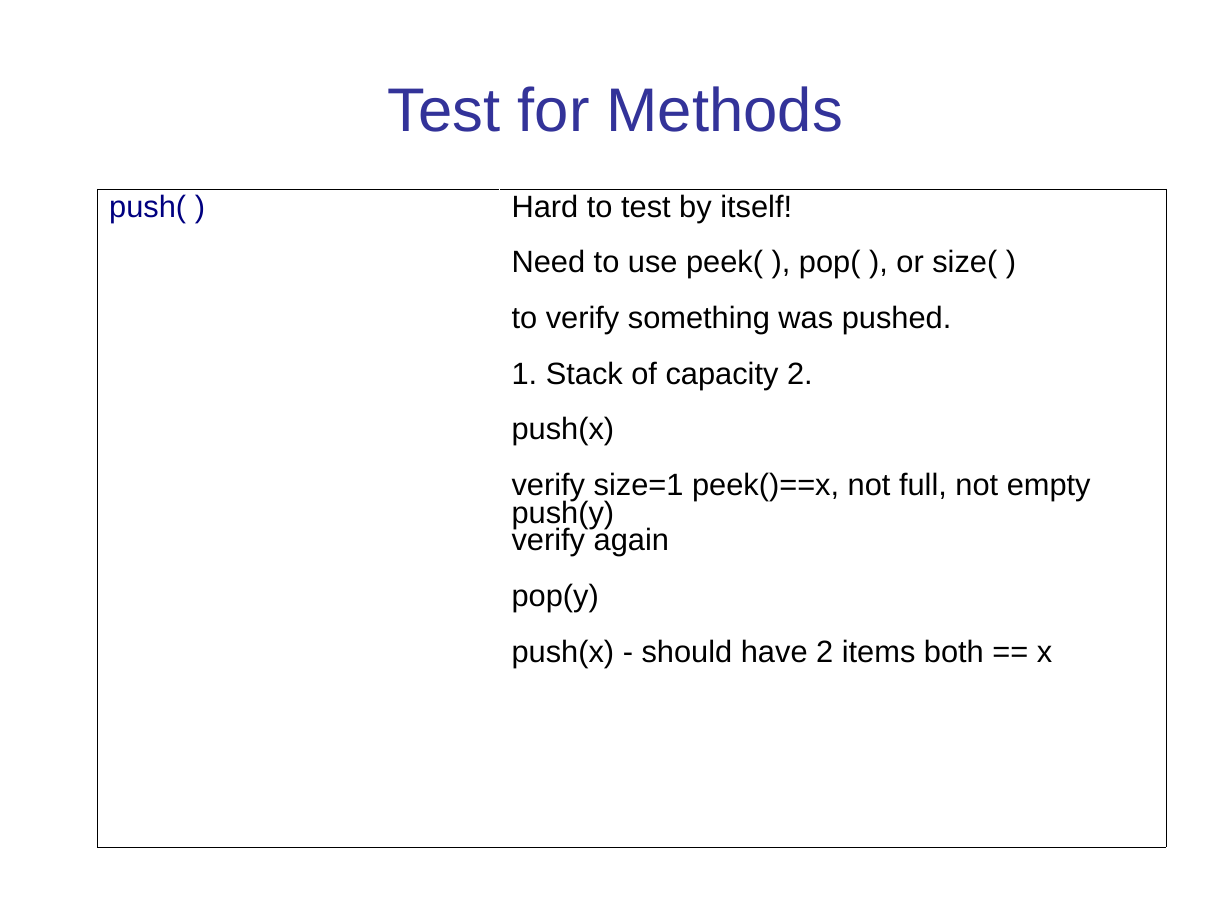
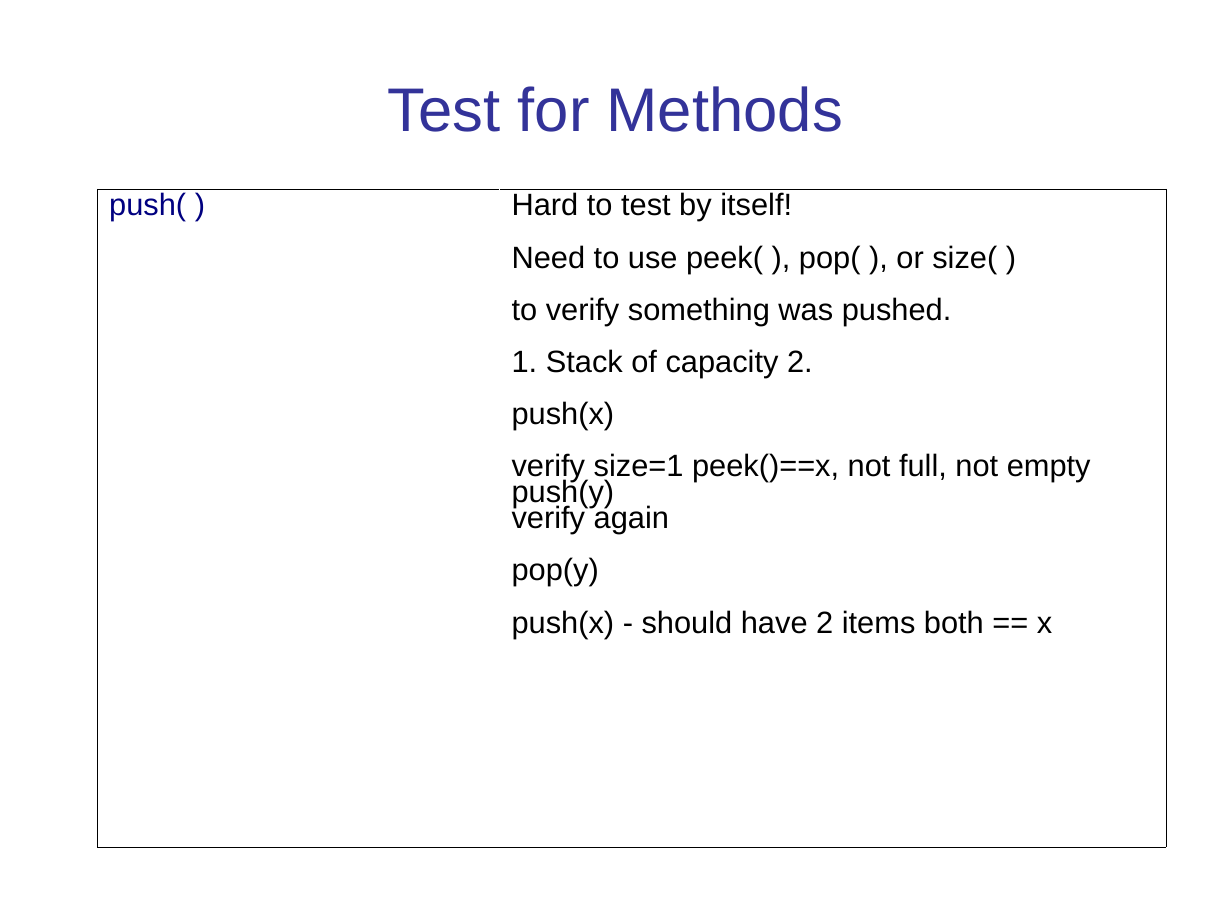
Before and after one commit to cpske/ISP, a slide deck: slide 11 of testing/UnitTesting.ppt. Drawn at 1232x924 pixels with LibreOffice and Linux fonts; fonts in the diff are those of the drawing. Boxes give left, top, right and bottom in pixels: in the first picture for what was removed or moved away, otherwise in the second. Text is boxed around its words. In the diff, an @@ line names an element or a change of style, - is before the commit and + after.

```diff
--- a/testing/UnitTesting.ppt
+++ b/testing/UnitTesting.ppt
@@ table at <box>97,188,1167,846</box> @@
@@ line spacing 0.81 to 0.76 @@
```
Also in this commit, not shown: 5 other slides changed, 2 other files.
